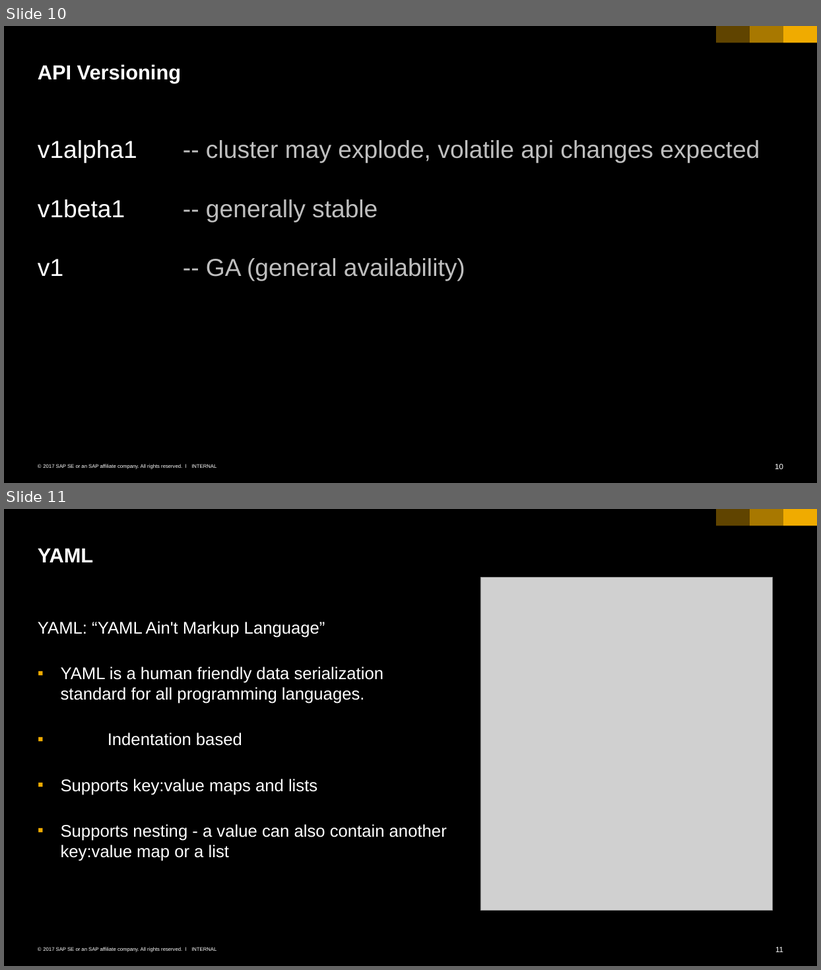
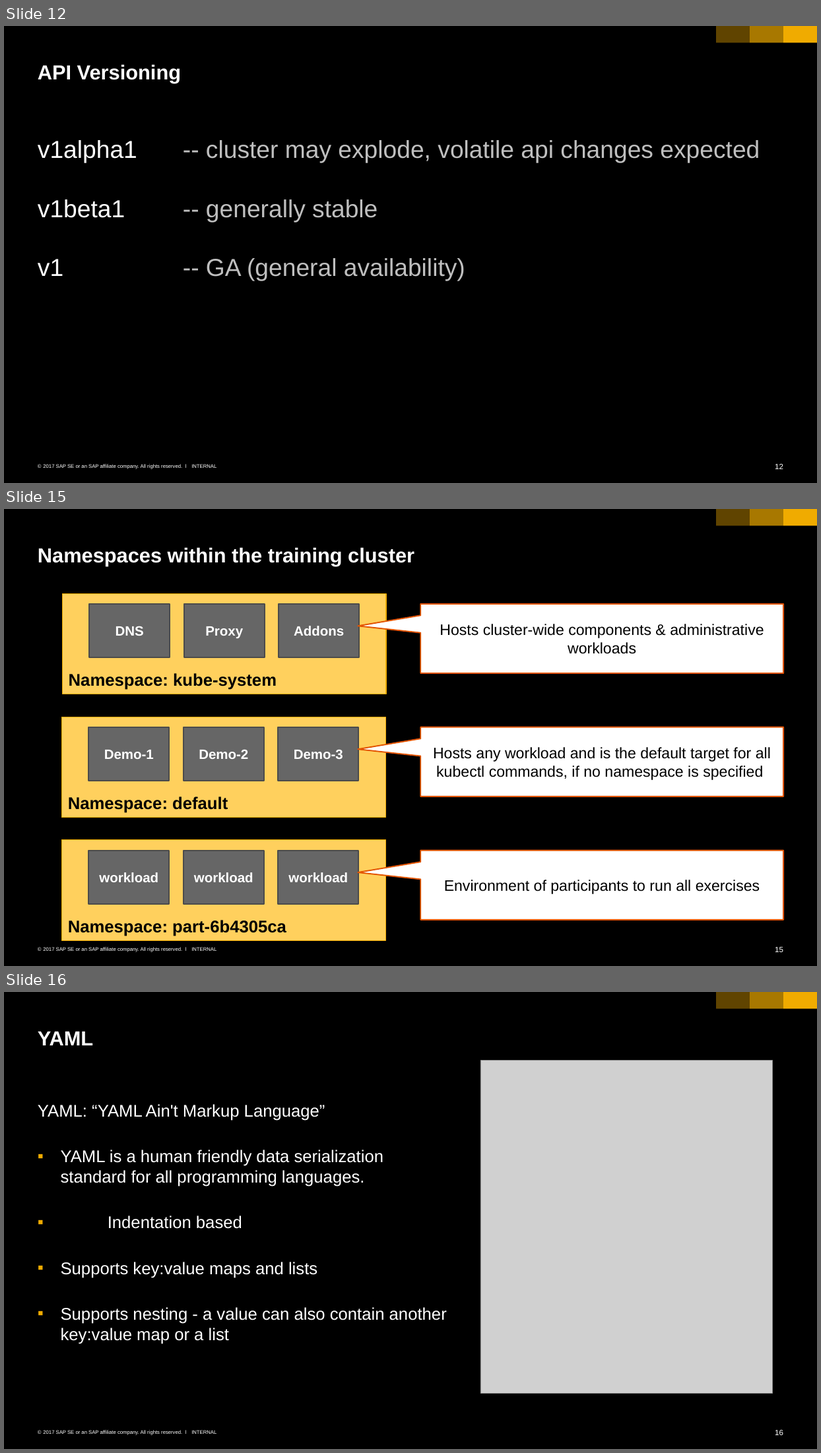
Before and after one commit to cuijiyao01/docker-k8s-training, a slide deck: kubernetes/01_k8s_core_components.pptx. Shown one above the other, each under a label of ours: slides 10 and 11 before the commit, slides 12, 15 and 16 after it; the slides between them are not shown. The pictures are 821x970 and 821x1453 pixels, drawn with LibreOffice and Linux fonts; fonts in the diff are those of the drawing; grey boxes stand for pictures. Boxes give left, top, right and bottom in pixels: in the first picture for what was removed or moved away, otherwise in the second. Text is boxed around its words. In the diff, an @@ line names an element or a change of style, - is before the commit and + after.

Commit message:
rework concept map, entities & namespaces

```diff
--- a/kubernetes/01_k8s_core_components.pptx
+++ b/kubernetes/01_k8s_core_components.pptx
@@ slide 15 added at <box>4,509,817,966</box>, background #000000; not listed: 6 template elements that a slide beside it also shows @@
@@ title added at <box>38,547,415,566</box>, 24 pt, text #FFFFFF, bold @@
+Namespaces within the training cluster
@@ group added at <box>63,593,386,694</box>: 4 rectangles @@
+Namespace: kube-system
+DNS
+Proxy
+Addons
@@ speech box added at <box>420,604,783,673</box>, fill #FFFFFF, outline #E35500 1.5 pt, 18 pt, text #000000 @@
+Hosts cluster-wide components & administrative workloads
@@ group added at <box>62,717,385,817</box>: 4 rectangles @@
+Namespace: default
+Demo-1
+Demo-2
+Demo-3
@@ speech box added at <box>420,727,783,797</box>, fill #FFFFFF, outline #E35500 1.5 pt, 18 pt, text #000000 @@
+Hosts any workload and is the default target for all kubectl commands, if no namespace is specified
@@ group added at <box>62,840,385,941</box>: 4 rectangles @@
+Namespace: part-6b4305ca
+workload
+workload
+workload
@@ speech box added at <box>420,850,783,920</box>, fill #FFFFFF, outline #E35500 1.5 pt, 18 pt, text #000000 @@
+Environment of participants to run all exercises
@@ what was slide 10 is now slide 12 @@
@@ page number at <box>775,464,783,470</box>: text changed @@
-10
+12
@@ what was slide 11 is now slide 16 @@
@@ page number at <box>775,1430,783,1436</box>: text changed @@
-11
+16
```
Also in this commit, not shown: 1 slide changed, 5 other slides added, 1 slide removed, 4 other files.
